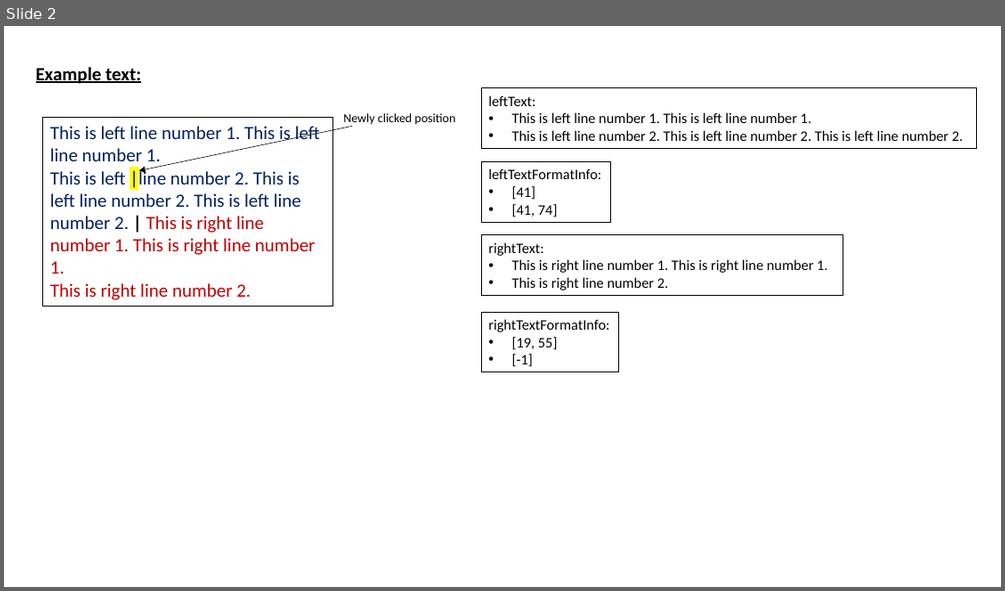
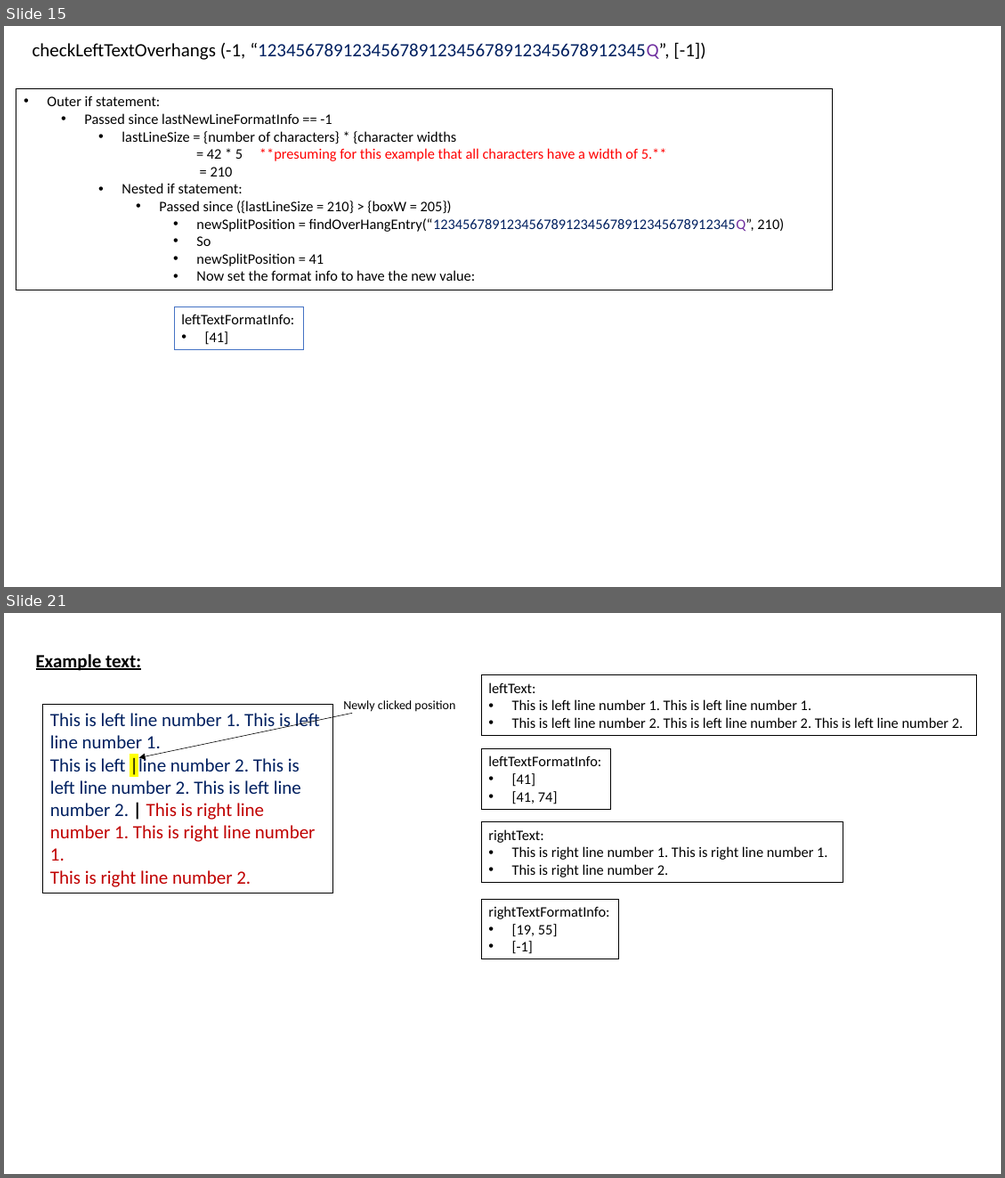
Before and after one commit to L-Holmes/PowerPoint-Quiz-Generator, a slide deck: textbox guide.pptx. Shown one above the other, each under a label of ours: slide 2 before the commit, slides 15 and 21 after it; the slides between them are not shown. The pictures are 1005x591 and 1005x1178 pixels, drawn with LibreOffice and Linux fonts; fonts in the diff are those of the drawing. Boxes give left, top, right and bottom in pixels: in the first picture for what was removed or moved away, otherwise in the second. Text is boxed around its words. In the diff, an @@ line names an element or a change of style, - is before the commit and + after.

Commit message:
finished checking over the findOverHangEntryFromAvgCharWidth function, and checked over all methods relating to text entering

```diff
--- a/textbox guide.pptx
+++ b/textbox guide.pptx
@@ slide 15 added at [4,26,1001,587], background #FFFFFF @@
@@ text added at [32,42,705,60], 18 pt, text #002060 @@
+checkLeftTextOverhangs (-1, “12345678912345678912345678912345678912345Q”, [-1])
@@ rectangle added at [16,89,833,290], outline #000000 0.75 pt, 14 pt, text #000000 @@
+• Outer if statement:
+  • Passed since lastNewLineFormatInfo == -1
+    • lastLineSize = {number of characters} * {character widths
+    = 42 * 5 **presuming for this example that all characters have a width of 5.**
+        = 210
+    • Nested if statement:
+      • Passed since ({lastLineSize = 210} > {boxW = 205})
+        • newSplitPosition = findOverHangEntry(“12345678912345678912345678912345678912345Q”, 210)
+        • So
+        • newSplitPosition = 41
+        • Now set the format info to have the new value:
@@ rectangle added at [174,306,303,349], outline #4472C4 0.75 pt, 14 pt, text #000000 @@
+leftTextFormatInfo:
+• [41]
@@ what was slide 2 is now slide 21 @@
```
Also in this commit, not shown: 4 slides changed, 19 other slides added, 1 slide removed, 1 other file.
